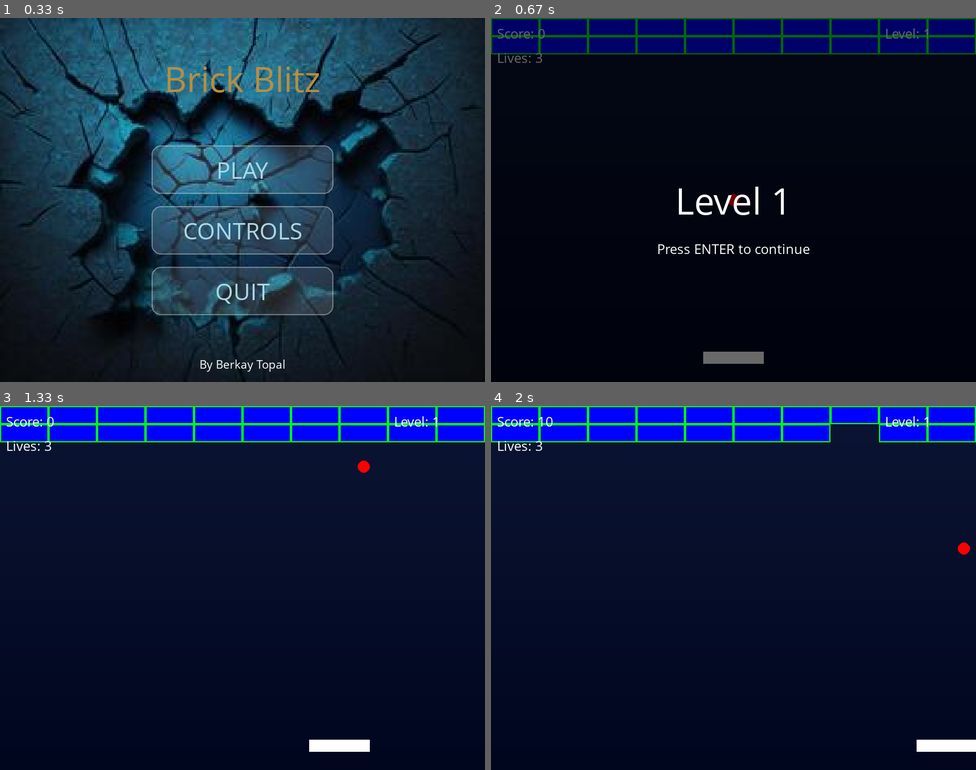
Above: before the commit, frames 1-4 (two rows, left to right).
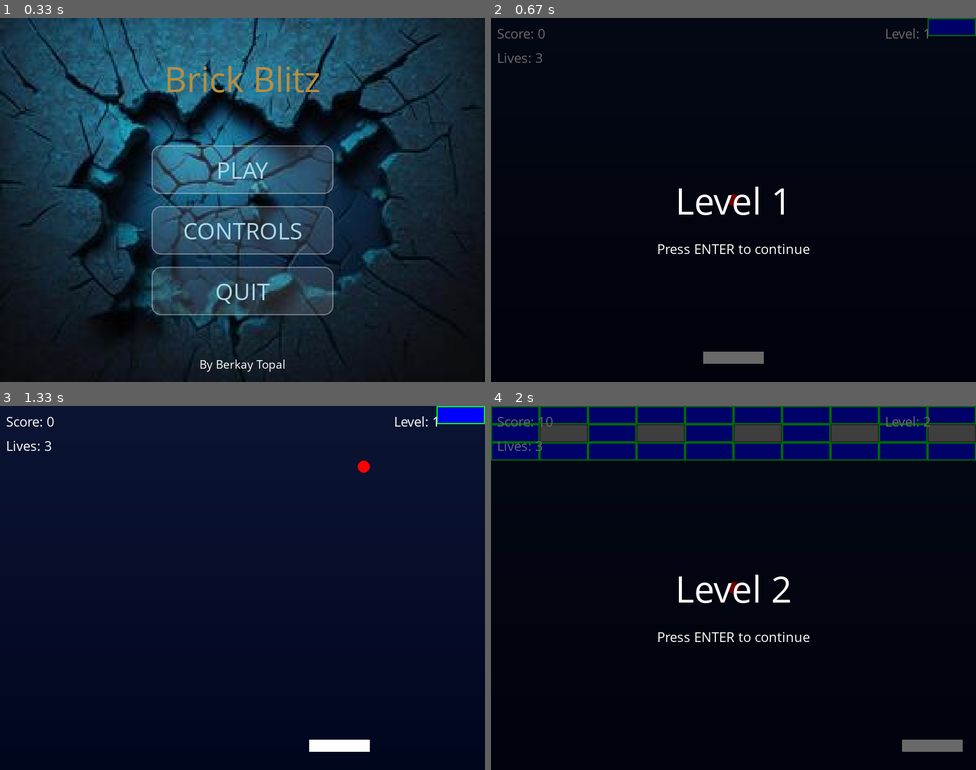
Above: after the commit, the same moments.

Repository: ItzBerkPower/Pygame-Brick-Breaker
Game: pygame game, started from main.py
The game is run twice, just before and just after one commit, with the same random seed, the same clock (stepped at 60 frames per second) and the same inputs.
Inputs (mouse positions are in pixels of both pictures, inside the frame that each line leads up to):
- Up to frame 1 (0.33 s): no input
- Up to frame 2 (0.67 s): click "PLAY" at 0.38 s
- Up to frame 3 (1.33 s): tap Enter at 0.67 s; hold Right from 1 s (still down); move the mouse to (291, 668) at 1.03 s
- Up to frame 4 (2 s): release Right at 1.47 s; hold Right 1.5-1.97 s

Frame 1 is identical in both runs. In frame 2, 9.4% of the frame differs, in the area x 0-100%, y 0-10%; in frame 3, 9.4%; in frame 4, 51%, in the area x 0-100%, y 0-95%.

Commit message:
Fixed the transition level not showing per level

Diff:
--- a/main.py
+++ b/main.py
@@ -401,6 +401,8 @@
         self.level_transition_timer = 0
         self.level_transition_text = ""
 
+
+
         # All buttons on the menu
         self.menu_buttons = [
             Button((SCREEN_WIDTH//2, 250), "PLAY", get_font(40), LIGHT_BLUE, HOVER_GRAY), # Play button -> Game
@@ -446,6 +448,12 @@
                 self.level_transition_timer = pygame.time.get_ticks()
                 new_state = STATE_LEVEL_TRANSITION
 
+
+            # If in the state level transition, but with a game, then change the new text, as a new level has been reached
+            elif new_state == STATE_LEVEL_TRANSITION:
+                self.level_transition_text = f"Level {self.game.current_level}"
+                self.level_transition_timer = pygame.time.get_ticks()
+
             self.state = new_state # Update the state variable
 
 
@@ -671,7 +679,6 @@
         elif self.state == STATE_LEVEL_TRANSITION and self.game:
             self.game.draw_game_objects()
             self.draw_level_transition()
-
 
         pygame.display.flip() # Update the screen to display the new changes
 
@@ -877,8 +884,8 @@
         # Level designs (0 = empty, 1 = normal, 2 = indestructible, 3 = bomb)
         level_designs = {
             1: [
-                [1, 1, 1, 1, 1, 1, 1, 1, 1, 1],
-                [1, 1, 1, 1, 1, 1, 1, 1, 1, 1],
+                [0, 0, 0, 0, 0, 0, 0, 0, 0, 1],
+                [0, 0, 0, 0, 0, 0, 0, 0, 0, 0],
                 [0, 0, 0, 0, 0, 0, 0, 0, 0, 0],
                 [0, 0, 0, 0, 0, 0, 0, 0, 0, 0],
                 [0, 0, 0, 0, 0, 0, 0, 0, 0, 0]
@@ -1042,7 +1049,7 @@
         self.all_game_objects.extend(self.active_bricks)
 
 
-        # Polymorphic drawing - handles all objects the same way
+        # Polymorphic drawing - Draws all objects
         for obj in self.all_game_objects:
             obj.draw()
 
@@ -1054,6 +1061,9 @@
             if isinstance(brick, BossBrick):
                 for projectile in brick.projectiles:
                     projectile.draw()
+
+
+
 
 
         # Draw all balls on screen
